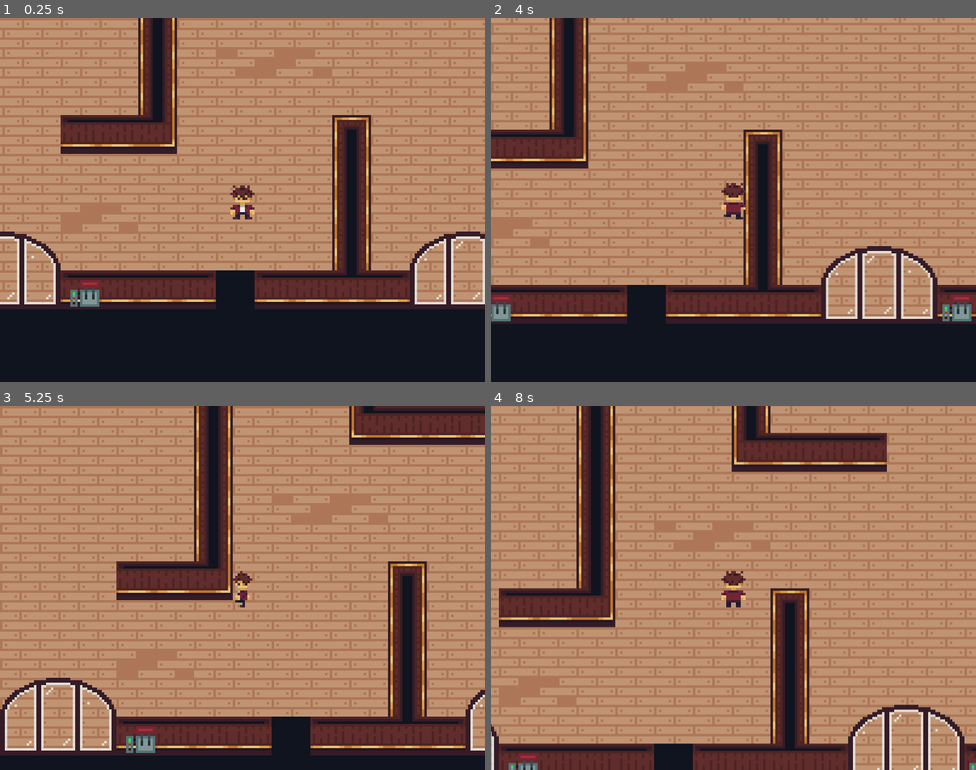
Above: before the commit, frames 1-4 (two rows, left to right).
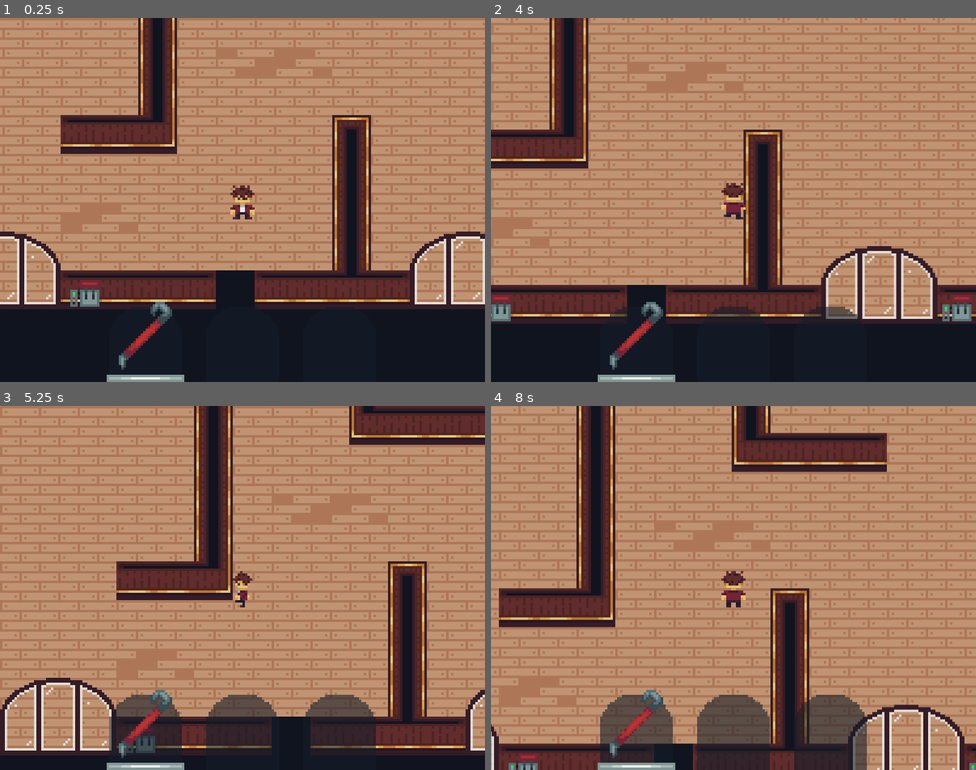
Above: after the commit, the same moments.

Repository: Portalyst/afraid-of-wolves
Game: Godot game, scene res://scenes/level.tscn
The game is run twice, just before and just after one commit, with the same random seed, the same clock (stepped at 60 frames per second) and the same inputs.
Inputs (mouse positions are in pixels of both pictures, inside the frame that each line leads up to):
- Up to frame 1 (0.25 s): no input
- Up to frame 2 (4 s): click (636, 341) at 0.52 s; hold D (right) 1.28-2.03 s; hold Shift (run) 1.28-2.03 s; hold S (down) 2.03-2.78 s; tap Space (use) at 2.1, 3.6 s; tap Enter at 2.75 s; hold D (right) 2.78-3.53 s; hold Shift (run) 2.78-3.53 s; hold W (up) from 3.53 s (still down)
- Up to frame 3 (5.25 s): release W (up) at 4.28 s; hold Shift (run) 4.28-5.03 s; hold A (left) from 4.28 s (still down); tap Space (use) at 5.1 s
- Up to frame 4 (8 s): release A (left) at 5.78 s; hold S (down) 5.78-6.53 s; hold Shift (run) 5.78-6.53 s; hold D (right) 6.53-7.28 s; tap Space (use) at 6.6 s; hold W (up) from 7.28 s (still down); hold Shift (run) from 7.28 s (still down)

The runs differ from the first frame. In frame 1, 0.8% of the frame differs, in the area x 22-38%, y 78-100%; in frame 2, 1.3%; in frame 3, 5.5%; in frame 4, 7.7%, in the area x 22-78%, y 78-100%.

Commit message:
crowboard texture

Diff:
--- a/scenes/john.tscn
+++ b/scenes/john.tscn
@@ -2,6 +2,9 @@
 
 [ext_resource type="Script" uid="uid://cxjey6i6f6g7m" path="res://scripts/john.gd" id="1_r0ebv"]
 [ext_resource type="Texture2D" uid="uid://c68fixnmtjfsx" path="res://sprites/john/sheet.png" id="1_uxisy"]
+[ext_resource type="Texture2D" uid="uid://mf1rk7ora7q3" path="res://sprites/tools/shadow.png" id="3_af6mu"]
+[ext_resource type="Texture2D" uid="uid://cqbmvcpqua3ym" path="res://sprites/tools/select.png" id="4_oigdq"]
+[ext_resource type="Texture2D" uid="uid://l0ovxavdoymg" path="res://sprites/tools/crowbar/crowbar.png" id="5_fsnvj"]
 
 [sub_resource type="AtlasTexture" id="AtlasTexture_r0ebv"]
 atlas = ExtResource("1_uxisy")
@@ -320,3 +323,62 @@
 shape = SubResource("CapsuleShape2D_r0ebv")
 
 [node name="Camera2D" type="Camera2D" parent="." unique_id=1456303919]
+
+[node name="CanvasLayer" type="CanvasLayer" parent="." unique_id=239907170]
+
+[node name="Shadow" type="Sprite2D" parent="CanvasLayer" unique_id=381984673]
+self_modulate = Color(1, 1, 1, 0.5882353)
+position = Vector2(60, 134)
+texture = ExtResource("3_af6mu")
+
+[node name="Button" type="Button" parent="CanvasLayer/Shadow" unique_id=1933129194]
+self_modulate = Color(1, 1, 1, 0)
+offset_left = -16.0
+offset_top = -18.0
+offset_right = 16.0
+offset_bottom = 16.0
+
+[node name="Shadow3" type="Sprite2D" parent="CanvasLayer" unique_id=1087183668]
+self_modulate = Color(1, 1, 1, 0.5882353)
+position = Vector2(140, 134)
+texture = ExtResource("3_af6mu")
+
+[node name="Button" type="Button" parent="CanvasLayer/Shadow3" unique_id=153409167]
+self_modulate = Color(1, 1, 1, 0)
+offset_left = -16.0
+offset_top = -18.0
+offset_right = 16.0
+offset_bottom = 16.0
+
+[node name="Shadow2" type="Sprite2D" parent="CanvasLayer" unique_id=1651289100]
+self_modulate = Color(1, 1, 1, 0.5882353)
+position = Vector2(100, 134)
+texture = ExtResource("3_af6mu")
+
+[node name="Button" type="Button" parent="CanvasLayer/Shadow2" unique_id=1905786005]
+self_modulate = Color(1, 1, 1, 0)
+offset_left = -16.0
+offset_top = -18.0
+offset_right = 16.0
+offset_bottom = 16.0
+
+[node name="Select" type="Sprite2D" parent="CanvasLayer" unique_id=1318989878]
+position = Vector2(44, 147)
+texture = ExtResource("4_oigdq")
+centered = false
+
+[node name="Select2" type="Sprite2D" parent="CanvasLayer" unique_id=2020039713]
+visible = false
+position = Vector2(84, 147)
+texture = ExtResource("4_oigdq")
+centered = false
+
+[node name="Select3" type="Sprite2D" parent="CanvasLayer" unique_id=445097581]
+visible = false
+position = Vector2(124, 147)
+texture = ExtResource("4_oigdq")
+centered = false
+
+[node name="Crowbar" type="Sprite2D" parent="CanvasLayer" unique_id=2132804754]
+position = Vector2(60, 131)
+texture = ExtResource("5_fsnvj")
Binary file added: sprites/tools/crowbar/crowbar.png
Not shown, added: sprites/tools/crowbar/crowbar.png.import
Binary file added: sprites/tools/select.png
Not shown, added: sprites/tools/select.png.import
Binary file added: sprites/tools/shadow.png
Not shown, added: sprites/tools/shadow.png.import
